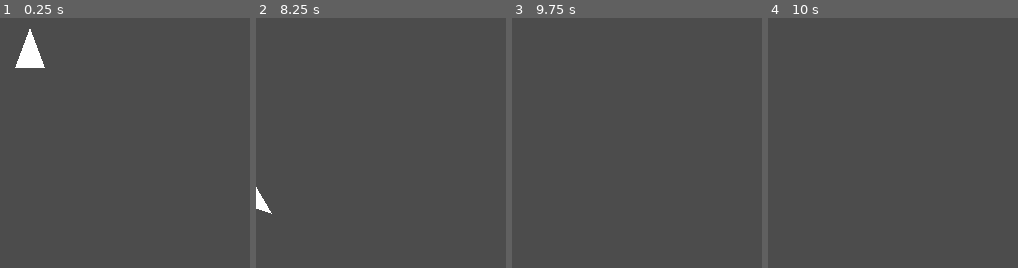
Above: before the commit, frames 1-4 (left to right).
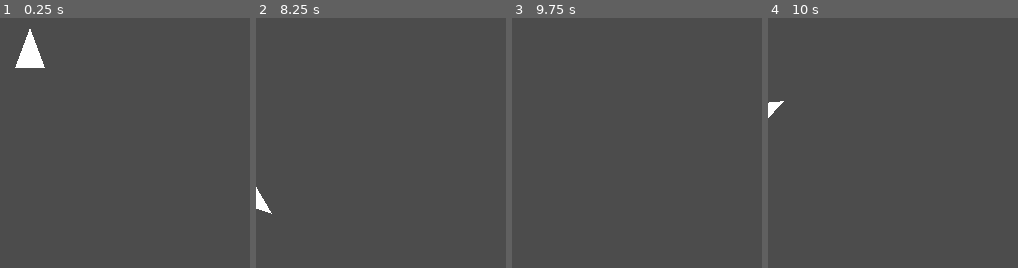
Above: after the commit, the same moments.

Repository: leddkire/godot-asteroids
Game: Godot game, scene res://Main.tscn
Two runs of this game, one before a commit and one after it. Both use one fixed random seed, a clock stepped at 60 frames per second and the inputs below.
Inputs:
- Up to frame 1 (0.25 s): no input
- Up to frame 2 (8.25 s): tap Enter at 0.5 s; hold Up (move_up) 0.53-2.03 s; hold Left (move_left) 2.03-3.53 s; hold Down (move_down) 3.53-4.28 s; hold Right (move_right) 4.28-5.03 s; tap Space at 5 s; hold Up (move_up) 5.03-5.78 s; hold Right (move_right) 5.78-8.03 s; hold Down (move_down) from 8.03 s (still down)
- Up to frame 3 (9.75 s): release Down (move_down) at 8.78 s; hold Left (move_left) 8.78-9.53 s; hold Up (move_up) from 9.53 s (still down)
- Up to frame 4 (10 s): keep holding Up (move_up)
The pictures show only the part of the screen within x 0-50%, y 0-50%; the shares and areas given below are measured in that part.

Frames 1-3 are identical in both runs. In frame 4, 0.2% of the frame differs, in the area x 0-7%, y 33-40%.

Commit message:
Modify sizes of the edges

Diff:
--- a/Main.tscn
+++ b/Main.tscn
@@ -9,16 +9,16 @@
 [ext_resource path="res://edges/WestEdge.gd" type="Script" id=7]
 
 [sub_resource type="RectangleShape2D" id=1]
-extents = Vector2( 280, 5 )
+extents = Vector2( 320, 30 )
 
 [sub_resource type="RectangleShape2D" id=2]
-extents = Vector2( 280, 5 )
+extents = Vector2( 320, 30 )
 
 [sub_resource type="RectangleShape2D" id=3]
-extents = Vector2( 5, 280 )
+extents = Vector2( 30, 320 )
 
 [sub_resource type="RectangleShape2D" id=4]
-extents = Vector2( 5, 280 )
+extents = Vector2( 30, 320 )
 
 [node name="Main" type="Node2D"]
 script = ExtResource( 1 )
@@ -33,24 +33,24 @@
 script = ExtResource( 4 )
 
 [node name="collision_shape" parent="south_edge" index="0"]
-position = Vector2( 250, 505 )
+position = Vector2( 250, 530 )
 shape = SubResource( 1 )
 
 [node name="outer_side" parent="south_edge" index="1"]
-position = Vector2( 250, 510 )
+position = Vector2( 250, 560 )
 
 [node name="inner_side" parent="south_edge" index="2"]
 position = Vector2( 250, 500 )
 
 [node name="north_edge" parent="." instance=ExtResource( 3 )]
-visible = false
 script = ExtResource( 5 )
 
 [node name="collision_shape" parent="north_edge" index="0"]
+position = Vector2( 250, -30 )
 shape = SubResource( 2 )
 
 [node name="outer_side" parent="north_edge" index="1"]
-position = Vector2( 250, -10 )
+position = Vector2( 250, -60 )
 
 [node name="inner_side" parent="north_edge" index="2"]
 position = Vector2( 250, 0 )
@@ -59,29 +59,27 @@
 script = ExtResource( 6 )
 
 [node name="collision_shape" parent="east_edge" index="0"]
-position = Vector2( 505, 250 )
+position = Vector2( 530, 245 )
 shape = SubResource( 3 )
 
 [node name="outer_side" parent="east_edge" index="1"]
-position = Vector2( 510, 250 )
+position = Vector2( 560, 250 )
 
 [node name="inner_side" parent="east_edge" index="2"]
 position = Vector2( 500, 250 )
 
 [node name="west_edge" parent="." instance=ExtResource( 3 )]
-visible = false
 script = ExtResource( 7 )
 
 [node name="collision_shape" parent="west_edge" index="0"]
-position = Vector2( -5, 255 )
+position = Vector2( -30, 245 )
 shape = SubResource( 4 )
 
 [node name="outer_side" parent="west_edge" index="1"]
-position = Vector2( -10, 255 )
+position = Vector2( -60, 255 )
 
 [node name="inner_side" parent="west_edge" index="2"]
 position = Vector2( 0, 255 )
-
 
 [editable path="south_edge"]
 
